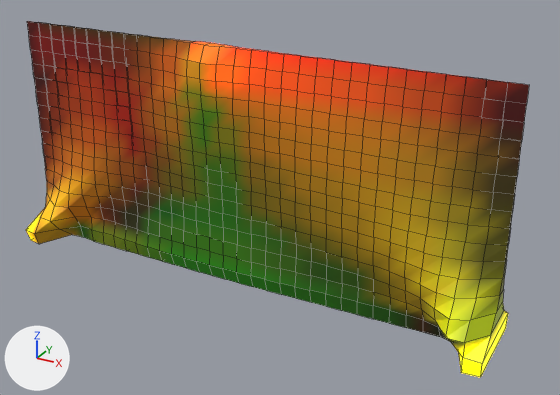
One commit to the Blender file Testing/mesh/2023-06-10_04-mesh-thickness.blend: the scene before it, then after it.
Rendered twice from a camera (50 mm lens) standing at (1.43, -2.29, 1.54) and looking at (0.15, 0.05, 0.37). The lights are fixed; the arrows at lower left show +X, +Y and +Z. Mesh edges are drawn as thin lines.

Before the edit, the objects in view are built like this:
```python
me_plane_003 = bpy.data.meshes.new('Plane.003')
me_plane_003.from_pydata(...)  # 561 vertices, 512 faces; spans x -1.0..1.0, y 0.0, z 0.0..0.93
me_plane_003.materials.append(mat_phaenotyp_member)
ob_plane = bpy.data.objects.new('Plane', me_plane_003)
ob_plane.location = (0.0, 0.0, 0.0)
_vg = ob_plane.vertex_groups.new(name='thickness')
# vertex group weights elided
_m = ob_plane.modifiers.new('Solidify', 'SOLIDIFY')
_m.thickness = 0.34
_m.offset = 0.0
_m.vertex_group = 'thickness'
```
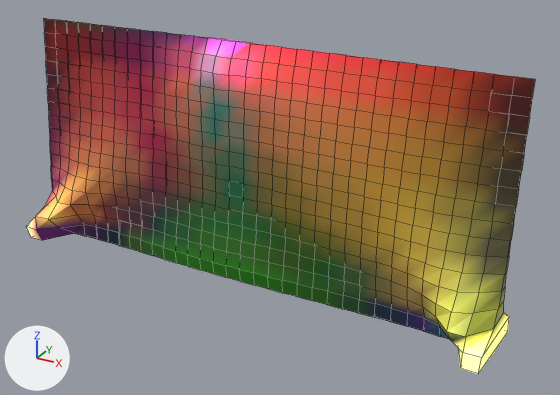
What differs and where, as boxes (x1, y1, x2, y2) in the pictures (560 x 395 px; the box of a moved part takes in the faces that stretch with it):
'Plane', reshaped, recoloured (yellow to beige)
    before: (26, 21, 529, 377)
    after: (26, 18, 535, 374)
part 1 of me_plane_003, moved or reshaped
    before: (26, 21, 529, 377)
    after: (26, 18, 535, 374)

The edits, one by one:
me_plane_003 is used by ob_plane; location (0.0, 0.0, 0.0).
me_plane_003 had 561 vertices, 512 faces and spanned x -1.0..1.0, y 0.0, z 0.0..0.93.
me_plane_003 now has 561 vertices, 512 faces and spans x -1.0..1.0, y 0.0..0.11, z 0.0..0.93.
me_plane_003 part 1: 554 of 561 vertices moved; they spanned x -1.0..1.0, y 0.0, z 0.0..0.93 and now span x -1.0..1.0, y 0.01..0.11, z 0.0..0.93; mean shift (0.0, 0.05, 0.0); largest move (-0.12, 0.0, 0.93) -> (-0.13, 0.11, 0.93).
me_plane_003 part 2: vertex colours changed.
